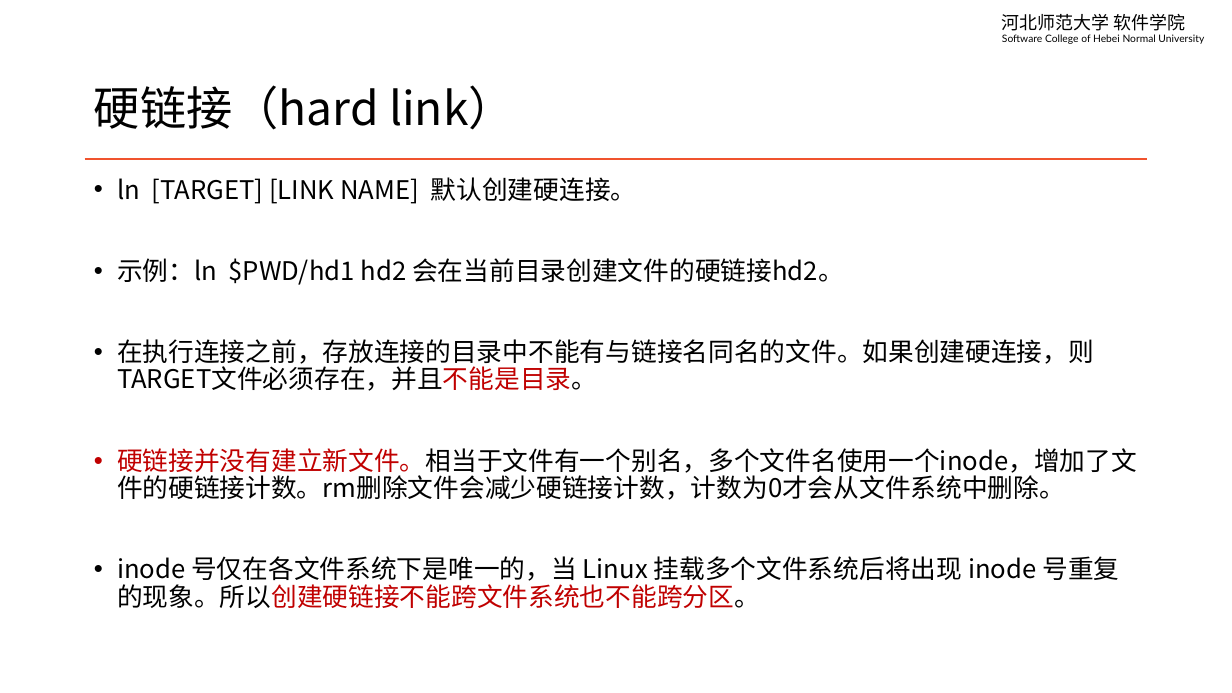
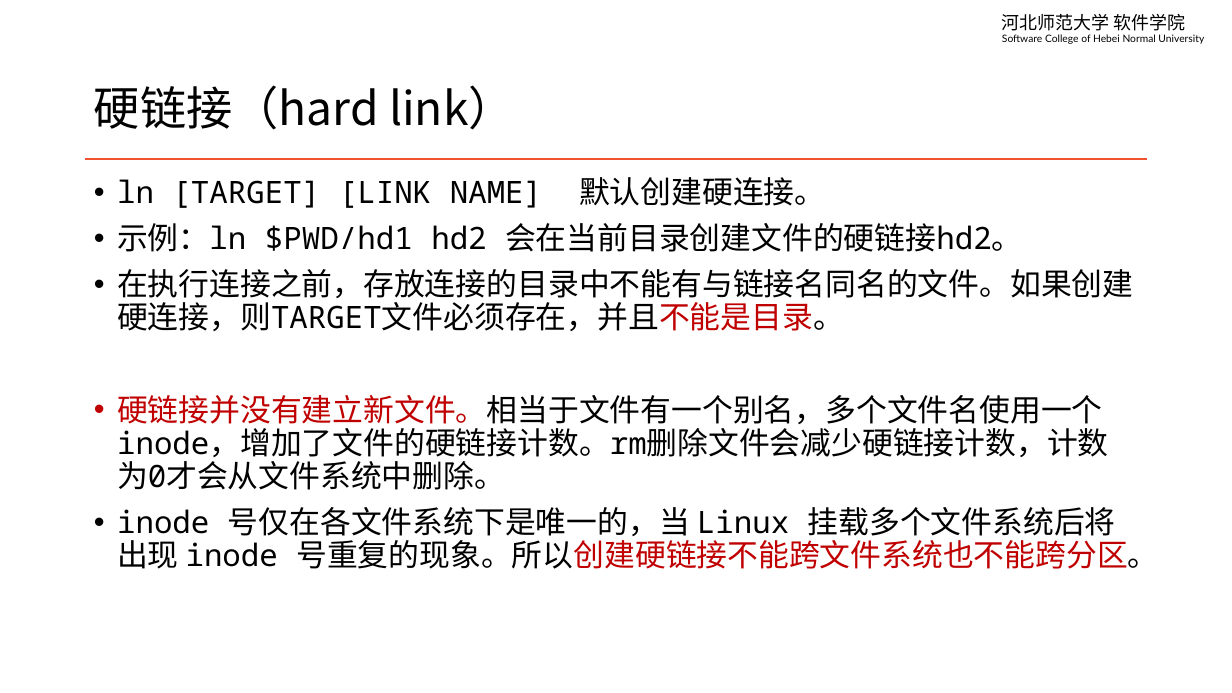
Before and after one commit to edu2act/course-linux-system, a slide deck: slide 12 of materials/slides/ch08-file-management.pptx (slide 11 before the commit). Drawn at 1232x693 pixels with LibreOffice and Linux fonts; fonts in the diff are those of the drawing. Boxes give left, top, right and bottom in pixels: in the first picture for what was removed or moved away, otherwise in the second. Text is boxed around its words. In the diff, an @@ line names an element or a change of style, - is before the commit and + after.

```diff
--- a/materials/slides/ch08-file-management.pptx
+++ b/materials/slides/ch08-file-management.pptx
@@ text "ln [TARGET] [LINK NAME] 默认创建硬连接。" at (x1=117, y1=177, x2=1158, y2=569): size 20 to 24 pt, font Noto Sans CJK SC to Noto Sans Mono @@
```
Also in this commit, not shown: 10 other slides changed, 2 slides added, 2 other files.
